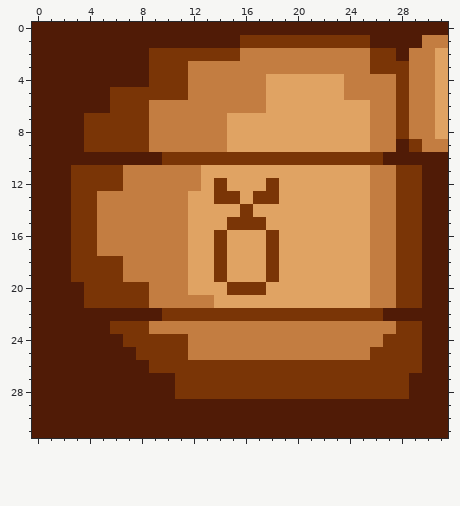
File history of a pixel-art sprite, game/Kusinta/resources/Room/A3/OWNW.png. The first picture shows the starting point.
The file is 32x32 pixels.
And afterwards:
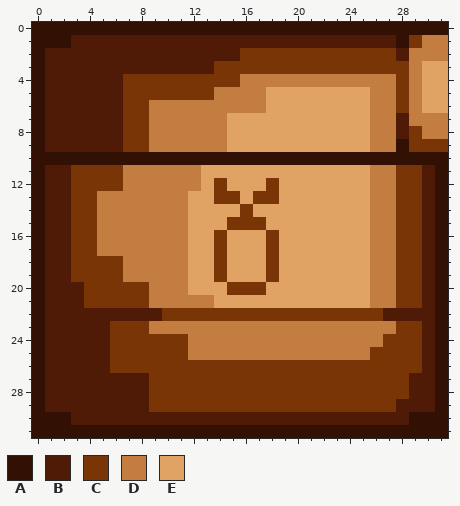
Palette (. is transparent): A #321003  B #501b06  C #7a3506  D #c37d41  E #e0a363
Difference:
Colour B gives way to colour A in row 0 at x 0 to 31; in row 1 at x 0 to 2 and 28; in rows 2 to 8 at x 0; in row 9 at x 0 and 28; in row 10 at x 0 to 9 and 27 to 31; in rows 11 to 29 at x 0 and 31.
Colour B gives way to colour A in row 30 at x 0 to 2 and 29 to 31; in row 31 at x 0 to 31.
Colour C gives way to colour A in row 10 at x 10 to 26.
Colour C gives way to colour B in row 1 at x 16 to 25; in row 2 at x 9 to 15; in row 3 at x 9 to 11; in rows 5 to 6 at x 6; in rows 7 to 8 at x 4 to 6 and 28; in row 9 at x 4 to 6.
Colour D gives way to colour B in row 3 at x 12 to 13.
Colour B gives way to colour C in row 1 at x 29; in row 4 at x 7 to 8; in row 24 at x 6; in row 25 at x 6 to 7; in row 26 at x 6 to 8; in rows 27 to 28 at x 9 to 10.
Colour B gives way to colour C in row 29 at x 9 to 27.
Colour D gives way to colour C in row 2 at x 16 to 25; in row 3 at x 14 to 25; in row 4 at x 12 to 15; in row 5 at x 12 to 13; in row 8 at x 29; in row 9 at x 30 to 31.
Colour E gives way to colour D in row 2 at x 31; in row 4 at x 18 to 23; in rows 7 to 8 at x 31.
Colour D gives way to colour E in rows 3 to 4 at x 30; in row 5 at x 24 to 25 and 30; in row 6 at x 30.
Pixel boxes of the changes (left, top, right, bottom) in both pictures:
changed: (32, 22, 448, 438)
